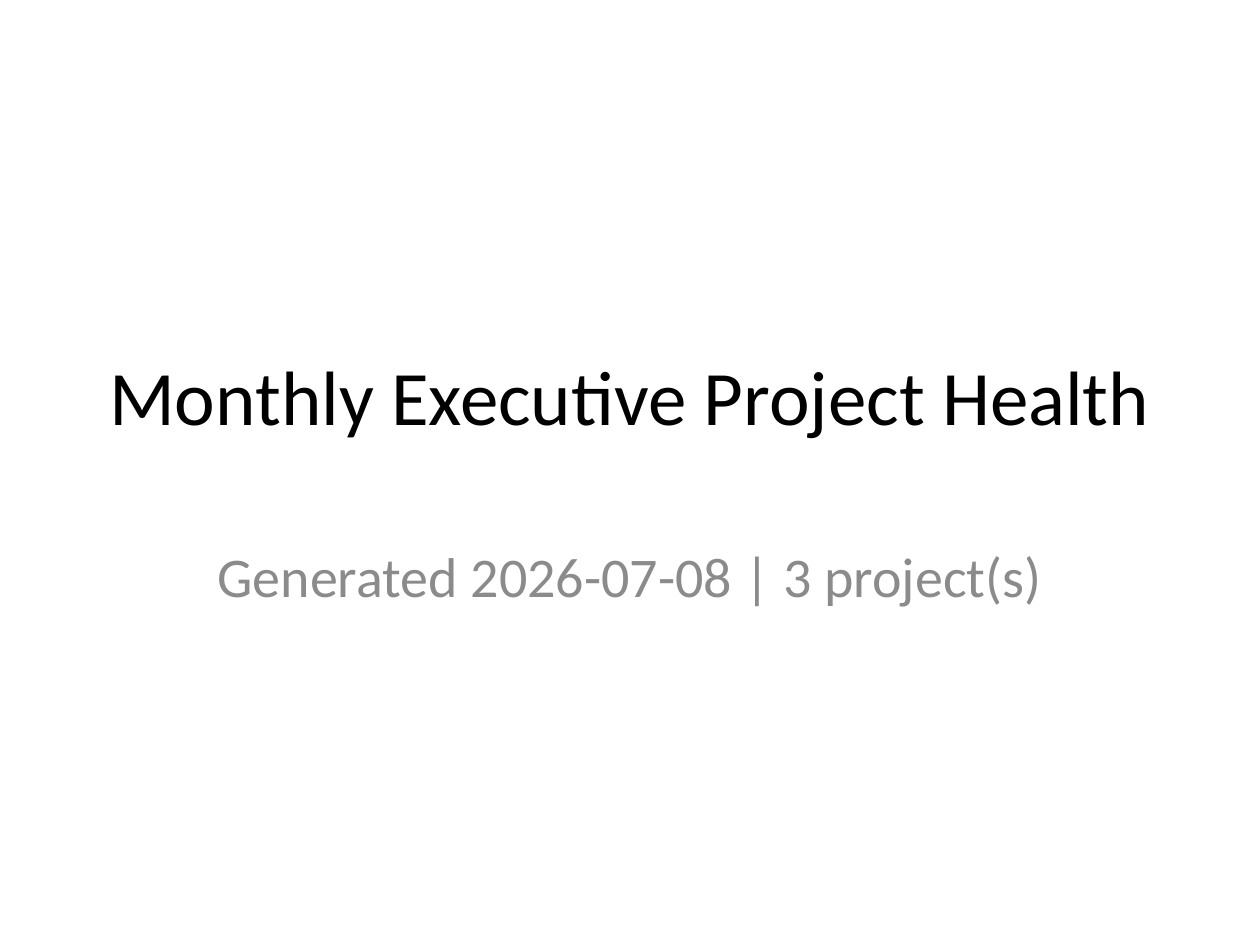
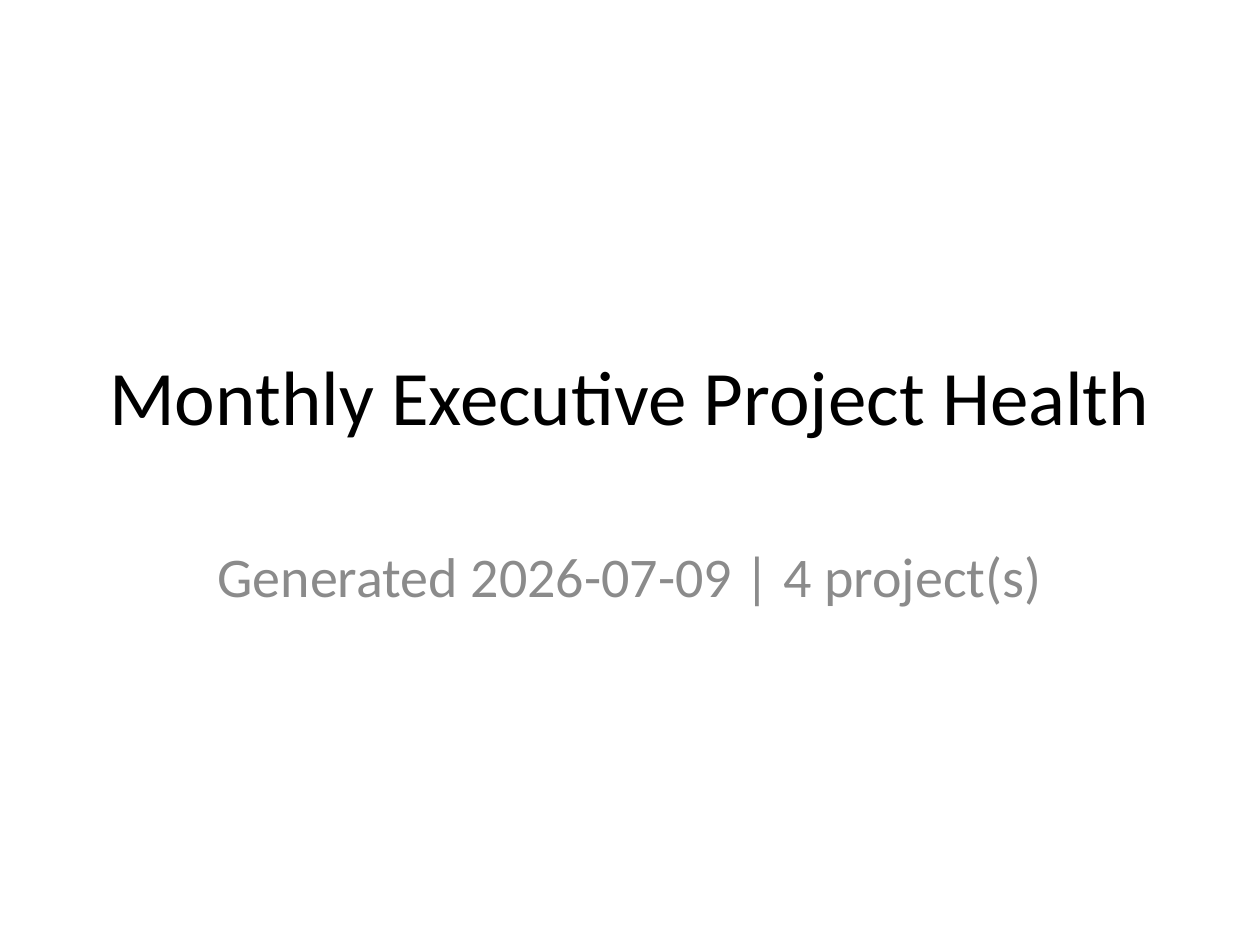
Before and after one commit to thanushree-aiml/Project_Health_Reporting_Agent, a slide deck: slide 1 of reports/monthly_executive_presentation.pptx. Drawn at 1260x945 pixels with LibreOffice and Linux fonts; fonts in the diff are those of the drawing. Boxes give left, top, right and bottom in pixels: in the first picture for what was removed or moved away, otherwise in the second. Text is boxed around its words. In the diff, an @@ line names an element or a change of style, - is before the commit and + after.

```diff
--- a/reports/monthly_executive_presentation.pptx
+++ b/reports/monthly_executive_presentation.pptx
@@ subtitle at <box>218,556,1041,607</box>: text changed @@
-Generated 2026-07-08 | 3 project(s)
+Generated 2026-07-09 | 4 project(s)
```
Also in this commit, not shown: 1 other slide changed, 1 slide added, 17 other files.
